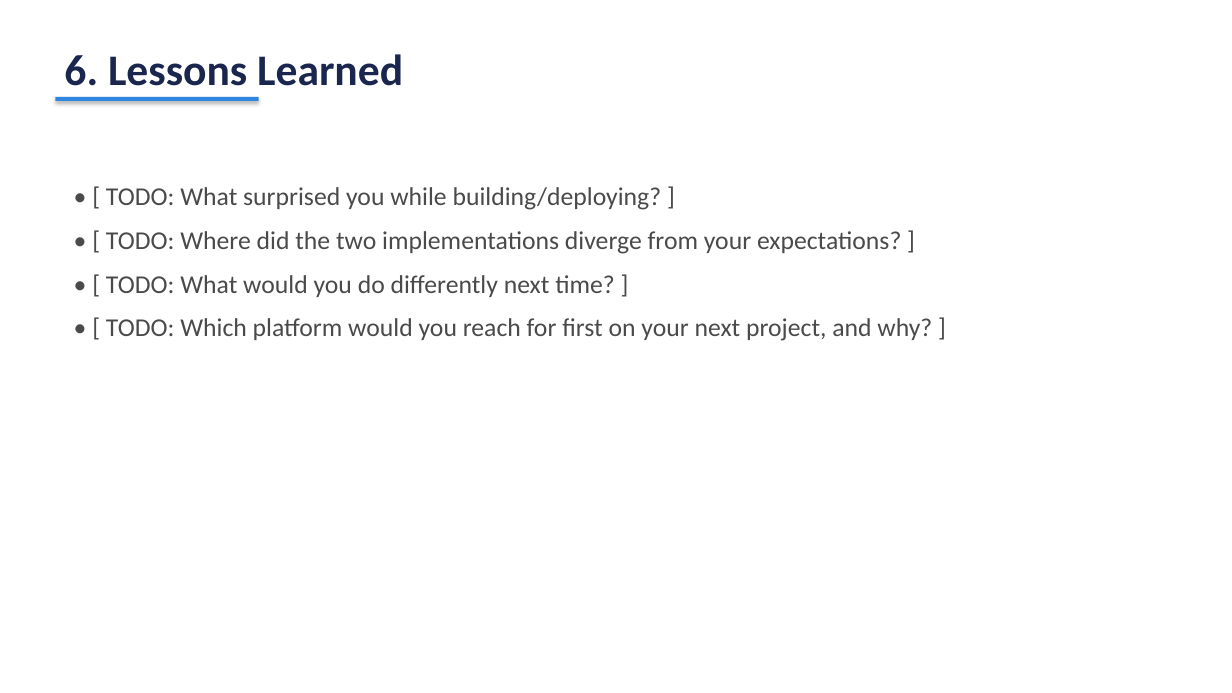
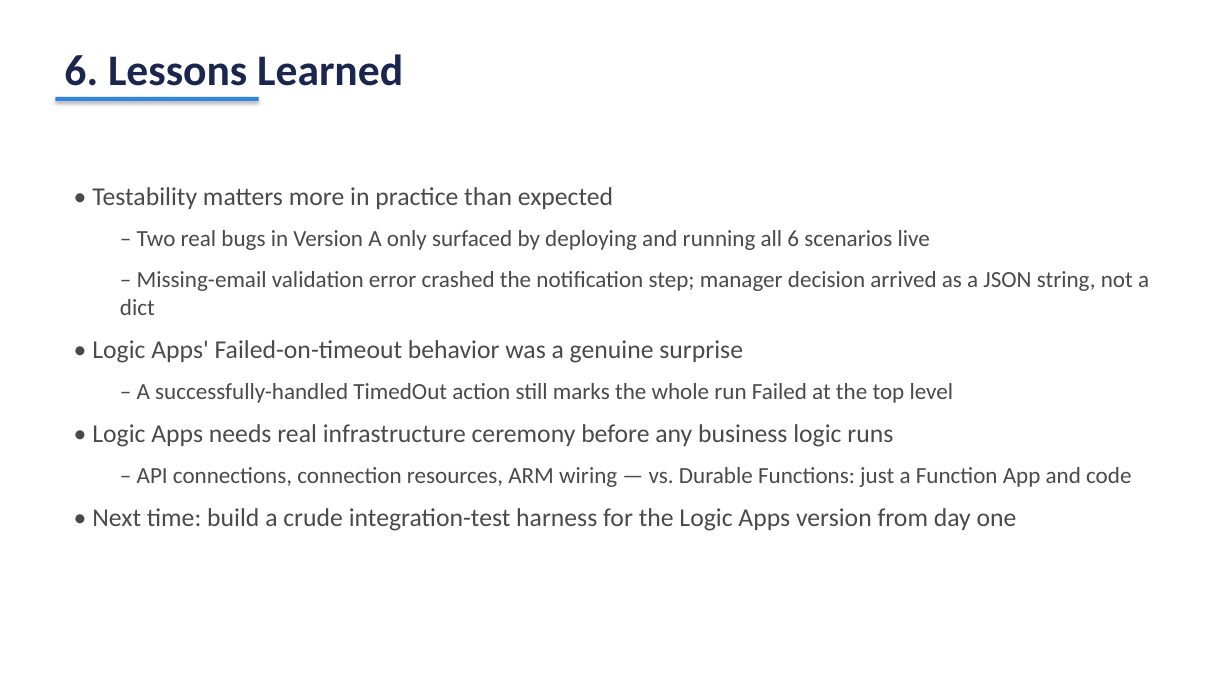
Before and after one commit to muhannadj27/CST8917-assignment2, a slide deck: slide 7 of presentation/slides.pptx. Drawn at 1232x693 pixels with LibreOffice and Linux fonts; fonts in the diff are those of the drawing. Boxes give left, top, right and bottom in pixels: in the first picture for what was removed or moved away, otherwise in the second. Text is boxed around its words. In the diff, an @@ line names an element or a change of style, - is before the commit and + after.

```diff
--- a/presentation/slides.pptx
+++ b/presentation/slides.pptx
@@ text at bbox=[92, 187, 1149, 531]: text changed; size 20 to 18 pt @@
-• [ TODO: What surprised you while building/deploying? ]
-• [ TODO: Where did the two implementations diverge from your expectations? ]
-• [ TODO: What would you do differently next time? ]
-• [ TODO: Which platform would you reach for first on your next project, and why? ]
+• Testability matters more in practice than expected
+  – Two real bugs in Version A only surfaced by deploying and running all 6 scenarios live
+  – Missing-email validation error crashed the notification step; manager decision arrived as a JSON string, not a dict
+• Logic Apps' Failed-on-timeout behavior was a genuine surprise
+  – A successfully-handled TimedOut action still marks the whole run Failed at the top level
+• Logic Apps needs real infrastructure ceremony before any business logic runs
+  – API connections, connection resources, ARM wiring — vs. Durable Functions: just a Function App and code
+• Next time: build a crude integration-test harness for the Logic Apps version from day one
```
Also in this commit, not shown: 3 other slides changed, 1 other file.
